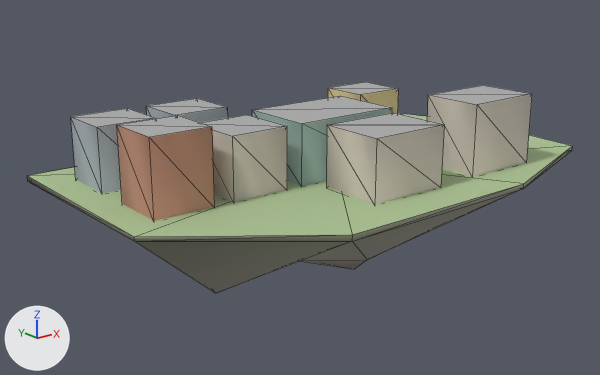
The glTF model godot_project/remake/sky/islands/SKY-064.lod2.glb: old version first, new version second.
Before and after are seen from a 50 mm lens placed at (-171.4, -199.7, 73.8), pointed at (-8.3, 4.2, -7.7). The lights are fixed; the arrows at lower left show +X, +Y and +Z. The picture after the commit comes second. Mesh edges are drawn as thin lines. Vertices at exactly the same position are counted once.

The first picture shows 'buildings', 'deck', 'rock'.
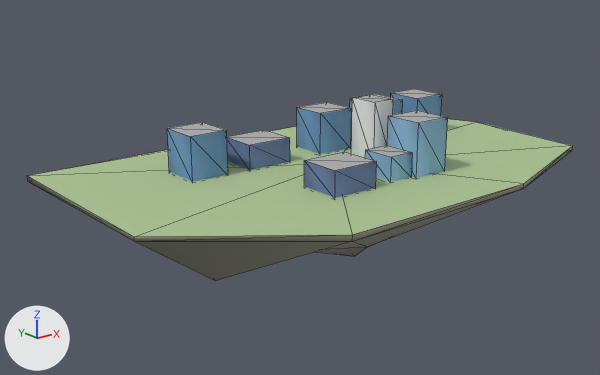
Where the change shows, as pixel boxes (x1, y1, x2, y2) in the pictures (600 x 375 px; the box of a moved part takes in the faces that stretch with it):
'buildings', reshaped (39% narrower, 21% shorter)
    before: (71, 82, 532, 221)
    after: (167, 89, 448, 198)
part 1 of me_buildings, moved or reshaped
    before: (252, 96, 392, 186)
    after: (351, 94, 393, 158)
part 2 of me_buildings, moved or reshaped
    before: (327, 113, 444, 204)
    after: (387, 110, 448, 178)
part 3 of me_buildings, moved or reshaped
    before: (427, 85, 532, 176)
    after: (365, 145, 413, 181)
part 4 of me_buildings, moved or reshaped
    before: (328, 82, 399, 114)
    after: (297, 102, 352, 154)
part 5 of me_buildings, moved or reshaped
    before: (146, 98, 228, 122)
    after: (167, 122, 228, 182)
part 6 of me_buildings, moved or reshaped
    before: (200, 115, 287, 202)
    after: (391, 89, 442, 116)
part 7 of me_buildings, moved or reshaped
    before: (71, 108, 156, 193)
    after: (350, 94, 403, 136)
part 8 of me_buildings, moved or reshaped
    before: (117, 115, 215, 221)
    after: (304, 152, 377, 198)
part 9 of me_buildings, added (blue)
    after: (227, 130, 290, 170)

What changed in the scene script:
```text
Change me_buildings:
    used by ob_buildings; location = (0.0, 0.0, 0.0)
    remove me_buildings.from_pydata(...)  # 64 vertices, 80 faces; spans x -72.2..52.3, y -40.6..34.4, z -0.5..22.6
    add me_buildings.from_pydata(...)  # 72 vertices, 90 faces; spans x -45.6..62.6, y -29.7..23.9, z -0.5..20.5
    me_buildings part 1: the loose piece of 8 vertices spanning x -22.2..14.8, y -14.1..10.9, z -0.5..18.9 is scaled about its middle by (0.216, 0.44, 1.08), then moved by (18.4, -3.4, 0.8)
    me_buildings part 2: the loose piece of 8 vertices spanning x -17.2..9.8, y -40.6..-19.6, z -0.5..18.9 is scaled about its middle by (0.481, 0.619, 0.918), then moved by (20.8, 6.9, -0.8)
    me_buildings part 3: the loose piece of 8 vertices spanning x 25.3..52.3, y -39.6..-19.6, z -0.5..22.6 is scaled about its middle by (0.333, 0.575, 0.354), then moved by (-32.8, 7.7, -7.5)
    me_buildings part 4: the loose piece of 8 vertices spanning x 29.3..48.3, y 16.4..34.4, z -0.5..16.6 is scaled about its middle by (0.737, 0.722, 0.851), then moved by (-26.3, -8.5, -1.3)
    me_buildings part 5: the loose piece of 8 vertices spanning x -46.7..-27.7, y 16.4..34.4, z -0.5..19.6 is scaled about its middle by (0.684, 0.778, 0.725), then moved by (-1.8, -8.5, -2.8)
    me_buildings part 6: the loose piece of 8 vertices spanning x -46.7..-27.7, y -14.1..5.9, z -0.5..19.0 is scaled about its middle by (0.684, 0.7, 0.751), then moved by (93.4, 18.8, -2.4)
    me_buildings part 7: the loose piece of 8 vertices spanning x -72.2..-53.2, y 16.4..34.4, z -0.5..19.6 is scaled about its middle by (0.684, 0.778, 0.725), then moved by (100.2, -8.5, -2.8)
    me_buildings part 8: the loose piece of 8 vertices spanning x -72.2..-53.2, y -14.1..3.9, z -0.5..22.6 is scaled about its middle by (0.842, 0.778, 0.371), then moved by (48.5, -17.1, -7.3)
    me_buildings part 9: the loose piece of 8 vertices spanning x -46.7..-27.7, y 16.4..34.4, z -0.5..19.6 is copied, and the copy is scaled about its middle by (0.842, 0.778, 0.427), then moved by (20.8, -9.0, -5.8); it spans x -24.4..-8.4, y 9.4..23.4, z -0.5..8.1
```
